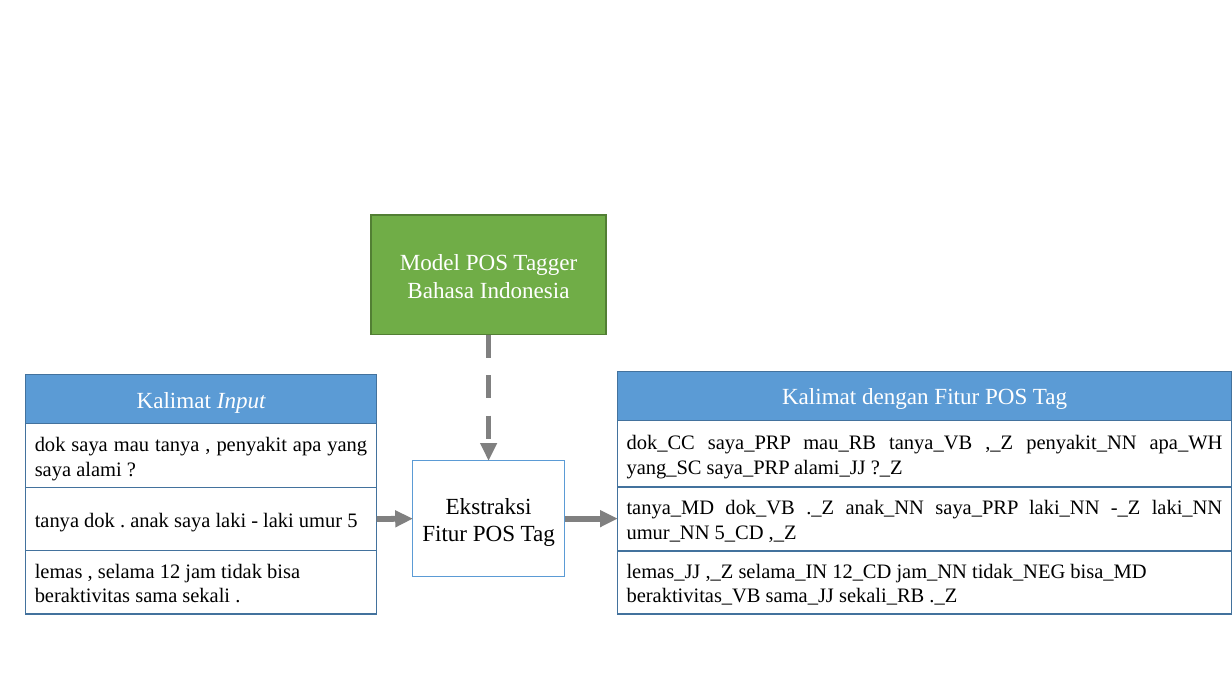
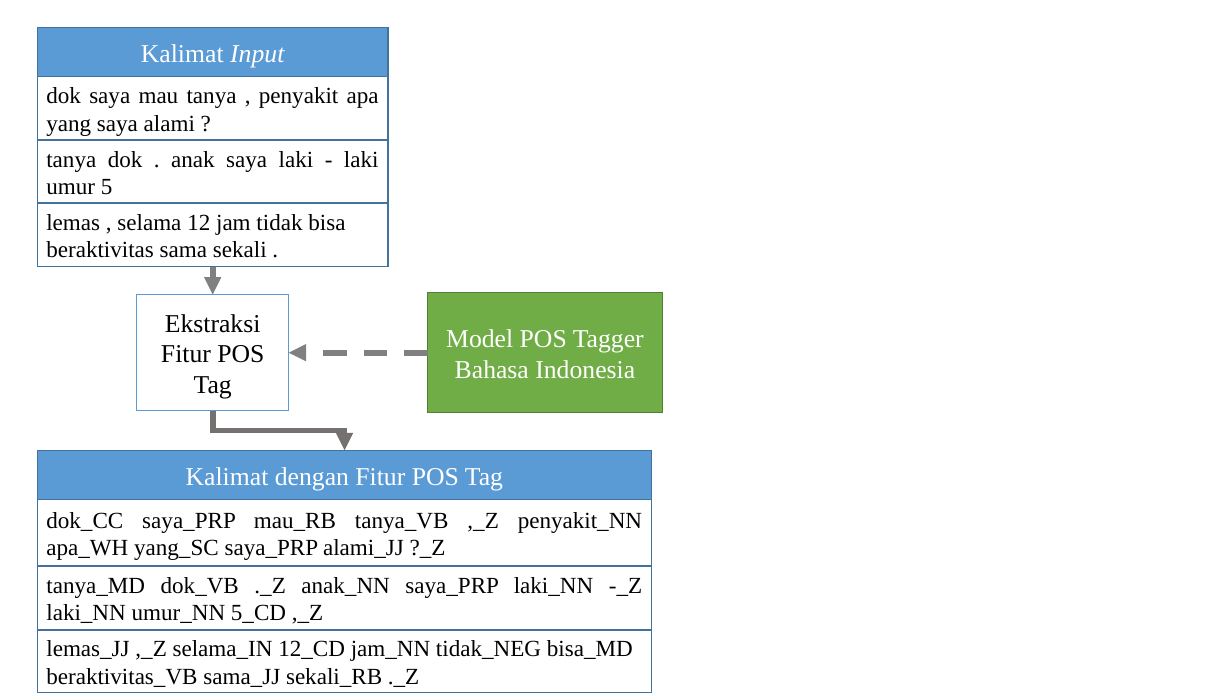
Before and after one commit to valdirachman/srl-doc, a slide deck: slide 12 of images/MER for QA.pptx. Drawn at 1232x693 pixels with LibreOffice and Linux fonts; fonts in the diff are those of the drawing. Boxes give left, top, right and bottom in pixels: in the first picture for what was removed or moved away, otherwise in the second. Text is boxed around its words. In the diff, an @@ line names an element or a change of style, - is before the commit and + after.

```diff
--- a/images/MER for QA.pptx
+++ b/images/MER for QA.pptx
@@ 3 rectangles: place and size @@
-3 rectangles at box(26, 374, 377, 551)
+3 rectangles at box(37, 27, 388, 203)
@@ rectangle "lemas , selama 12 jam ...": place and size @@
-rectangle "lemas , selama 12 jam ..." at box(26, 551, 377, 615)
+rectangle "lemas , selama 12 jam ..." at box(37, 203, 388, 267)
@@ arrow added from (213, 266) to (213, 295), #808080 4.5 pt @@
@@ size 18 to 20 pt in 4 elements at box(428, 293, 663, 413), box(37, 27, 388, 76), box(37, 450, 652, 499), box(137, 295, 289, 411) @@
@@ rectangle "Ekstraksi Fitur POS Tag": place and size @@
-rectangle "Ekstraksi Fitur POS Tag" at box(413, 460, 566, 577)
+rectangle "Ekstraksi Fitur POS Tag" at box(137, 295, 289, 411)
@@ rectangle "Model POS Tagger Bahasa Indonesia": place and size @@
-rectangle "Model POS Tagger Bahasa Indonesia" at box(372, 215, 606, 335)
+rectangle "Model POS Tagger Bahasa Indonesia" at box(428, 293, 663, 413)
@@ arrow moved from (489, 335) - (489, 460) to (428, 353) - (289, 353) @@
@@ elbow arrow added from (213, 411) to (345, 450), #767171 4.5 pt @@
@@ arrow removed from (377, 519) to (413, 518) @@
@@ arrow removed from (565, 518) to (617, 518) @@
@@ size 16 to 18 pt in 6 elements at box(37, 77, 388, 140), box(37, 140, 388, 203), box(37, 203, 388, 267), box(37, 499, 652, 566), box(37, 566, 652, 629), box(37, 630, 652, 693) @@
@@ 4 rectangles: place and size @@
-4 rectangles at box(617, 372, 1232, 614)
+4 rectangles at box(37, 450, 652, 693)
```
Also in this commit, not shown: 9 other slides changed, 2 slides added, 48 other files.
